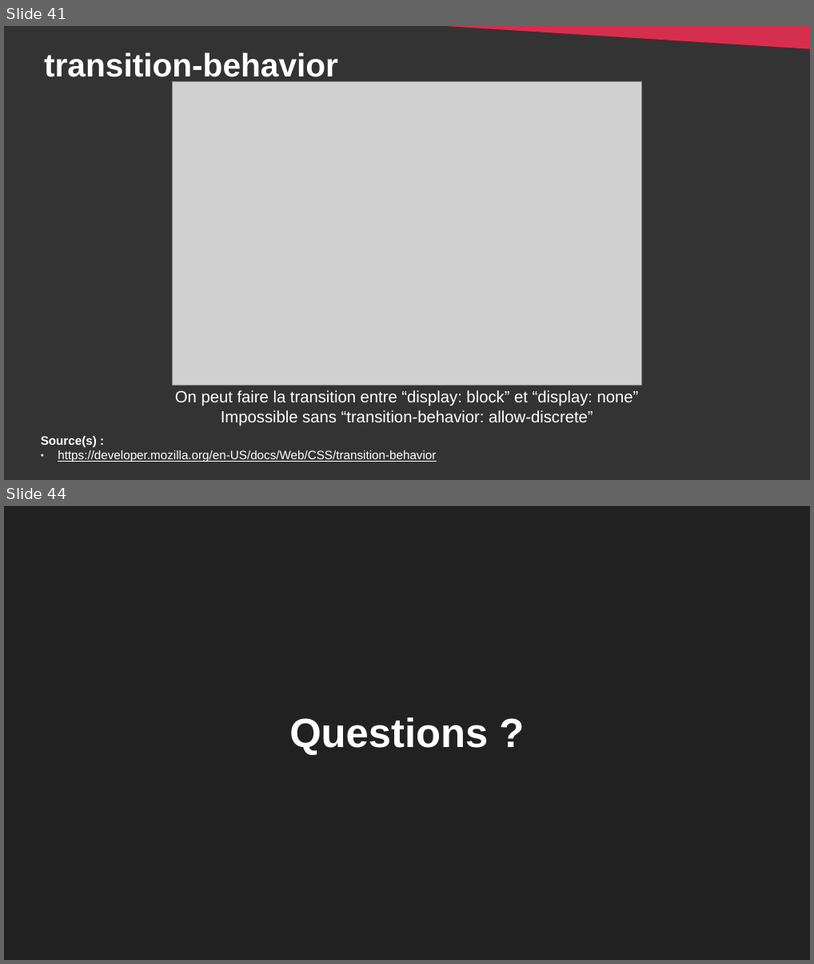
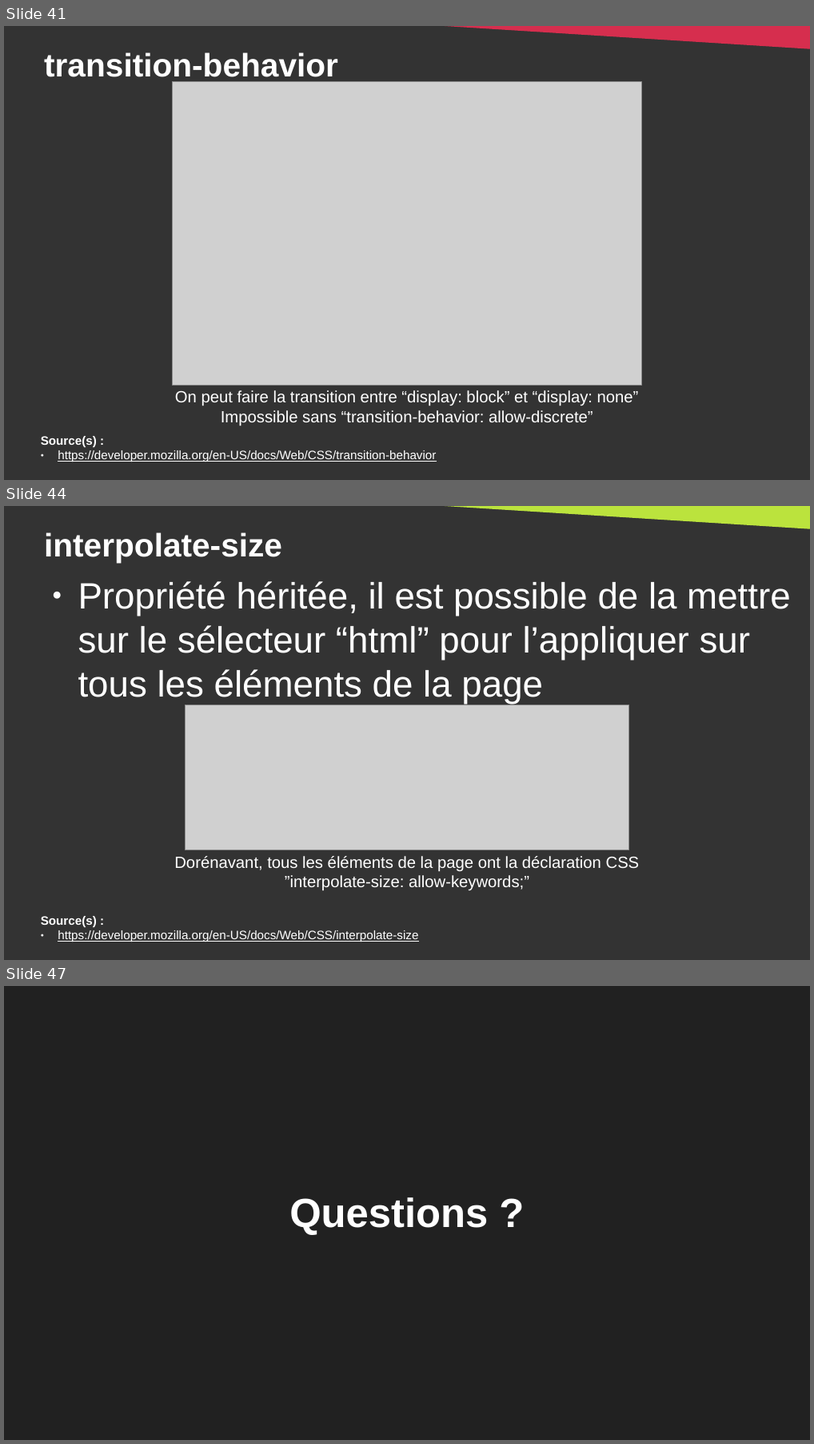
Before and after one commit to DanYellow/cours, a slide deck: integration-web-s2/travaux-pratiques/numero-2/presentation.odp. Shown one above the other, each under a label of ours: slides 41 and 44 before the commit, slides 41, 44 and 47 after it; the slides between them are not shown. The pictures are 814x964 and 814x1444 pixels, drawn with LibreOffice and Linux fonts; fonts in the diff are those of the drawing; grey boxes stand for pictures. Boxes give left, top, right and bottom in pixels: in the first picture for what was removed or moved away, otherwise in the second. Text is boxed around its words. In the diff, an @@ line names an element or a change of style, - is before the commit and + after.

```diff
--- a/integration-web-s2/travaux-pratiques/numero-2/presentation.odp
+++ b/integration-web-s2/travaux-pratiques/numero-2/presentation.odp
@@ slide 44 added at [4,506,810,960], background #333333 @@
@@ right triangle added at [394,506,810,529], fill #BBE33D @@
@@ title added at [44,532,282,562], 32 pt, text #FFFFFF, bold @@
+interpolate-size
@@ text added at [78,581,790,704], 36 pt, text #FFFFFF @@
+● Propriété héritée, il est possible de la mettre sur le sélecteur “html” pour l’appliquer sur tous les éléments de la page
@@ picture added at [186,705,630,850] @@
@@ title added at [174,856,640,890], 16 pt, text #FFFFFF @@
+Dorénavant, tous les éléments de la page ont la déclaration CSS
+”interpolate-size: allow-keywords;”
@@ text added at [41,916,418,941], 12 pt, text #FFFFFF, underline @@
+Source(s) :
+● https://developer.mozilla.org/en-US/docs/Web/CSS/interpolate-size
@@ what was slide 44 is now slide 47 @@
```
Also in this commit, not shown: 2 slides changed, 2 other slides added, 1 other file.
